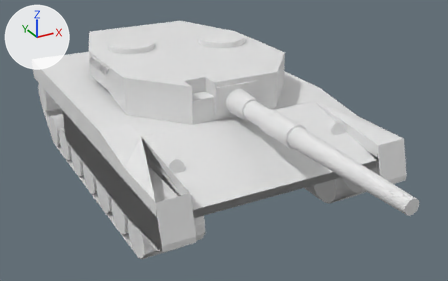
One commit to the FBX model Assets/Resources/Models/Leo 2a4.fbx: the scene before it, then after it.
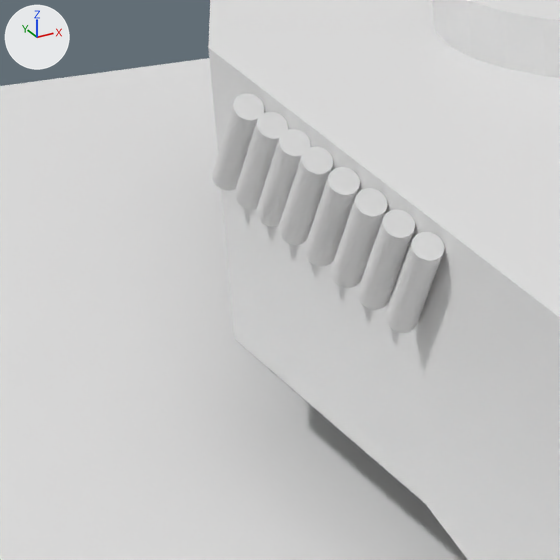
The first picture shows the older version from a 50 mm lens placed at (-22.9, -21.4, 14.0), pointed at (-8.1, 5.7, 0.5). The close-ups show both versions on the part from 16% to 26% of the width and 17% to 34% of the height of that picture; other places that the commit changed are outside them. The axes (+X, +Y, +Z) are drawn at upper left. The lights are the same throughout. Where no turn or scale is listed for an object, it has been applied to the vertices. Vertices at the same position are counted once.

The scene before the commit, as lines of its bpy script (objects in view):
```python
me_cube_001 = bpy.data.meshes.new('Cube.001')
me_cube_001.from_pydata(...)  # 313 vertices, 312 faces; spans x -5.0..8.3, y -10.0..11.4, z -0.9..2.6
me_cube_002 = bpy.data.meshes.new('Cube.002')
me_cube_002.from_pydata(...)  # 1815 vertices, 1267 faces; spans x -7.39..2.65, y -2.82..10.78, z -1.93..0.38
ob_main_body = bpy.data.objects.new('Main Body', me_cube_001)
ob_main_body.location = (-9.829, 8.511, -0.272)
ob_turret = bpy.data.objects.new('Turret', me_cube_002)
ob_turret.location = (-5.719, 7.028, 4.305)
```
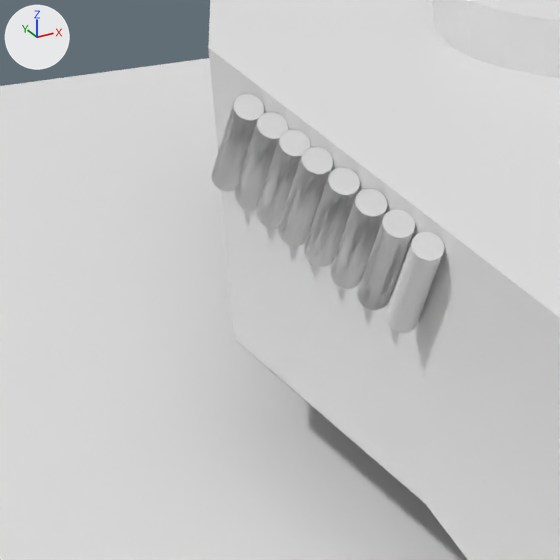
Location of each change, (x1, y1, x2, y2) in pixels of the close-ups (560 x 560 px):
part 1 of me_cube_002, added
    after: (211, 94, 414, 310)

Patch to the scene script:
```diff
--- a/Assets/Resources/Models/Leo 2a4.fbx.py
+++ b/Assets/Resources/Models/Leo 2a4.fbx.py
@@ me_cube_002 @@
 # used by ob_turret; location = (-5.719, 7.028, 4.305)
-me_cube_002.from_pydata(...)  # 1815 vertices, 1267 faces; spans x -7.39..2.65, y -2.82..10.78, z -1.93..0.38
+me_cube_002.from_pydata(...)  # 2295 vertices, 1747 faces; spans x -7.39..2.65, y -2.82..10.78, z -1.93..0.38
+# me_cube_002 part 1: 416 vertices added at x -7.39..-7.24, y 2.85..5.64, z -0.54..0.04
```
